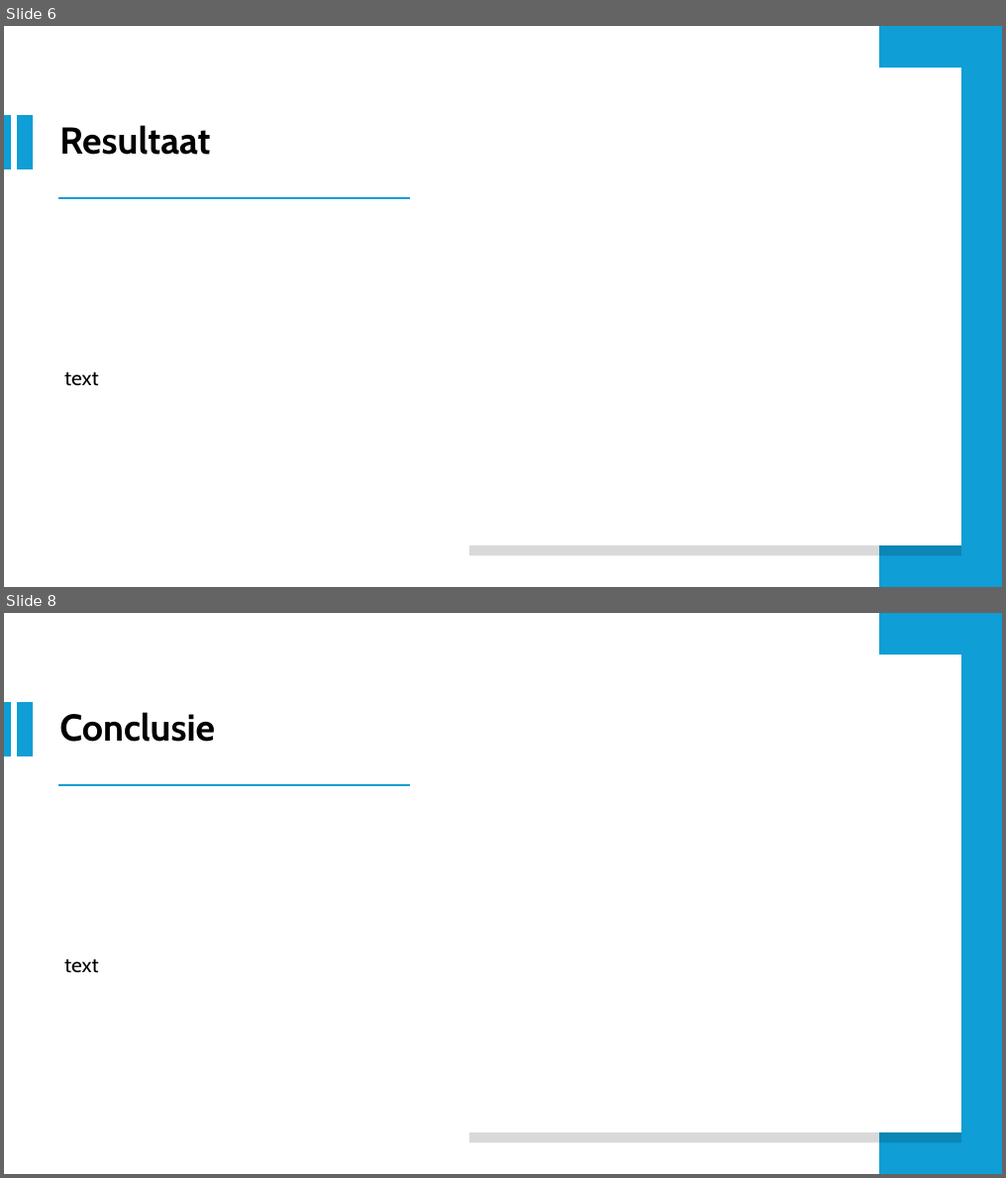
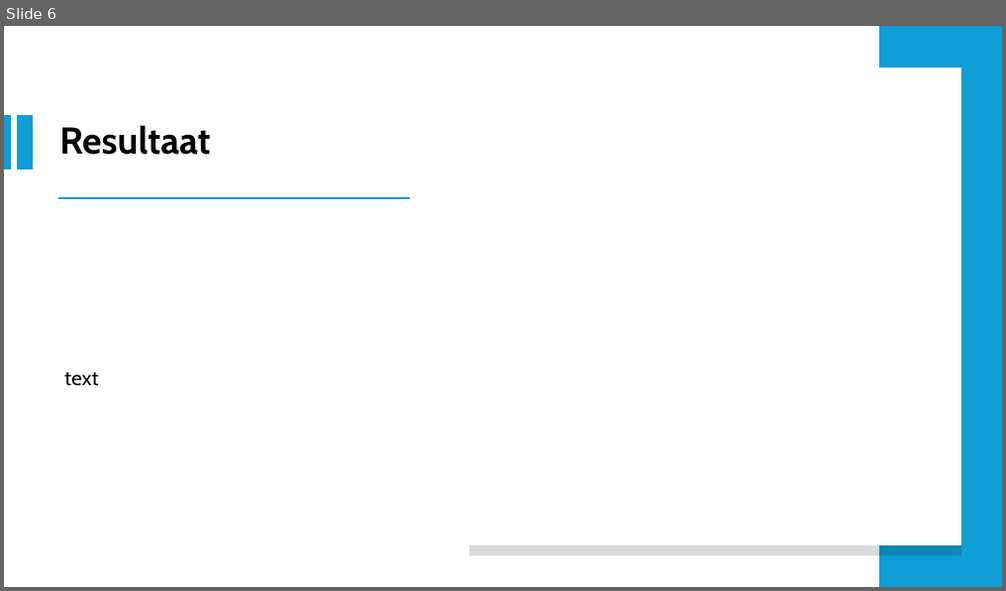
Before and after one commit to RobbeDeW/Mastermind, a slide deck: Presentatie/Mastermind.odp. Shown one above the other, each under a label of ours: slides 6 and 8 before the commit, slide 6 after it; the slides between them are not shown. The pictures are 1006x1178 and 1006x591 pixels, drawn with LibreOffice and Linux fonts; fonts in the diff are those of the drawing. Boxes give left, top, right and bottom in pixels: in the first picture for what was removed or moved away, otherwise in the second. Text is boxed around its words. In the diff, an @@ line names an element or a change of style, - is before the commit and + after.

```diff
--- a/Presentatie/Mastermind.odp
+++ b/Presentatie/Mastermind.odp
@@ slide 8 removed at (x1=4, y1=613, x2=1002, y2=1174), background #FFFFFF @@
@@ freeform shape removed at (x1=880, y1=613, x2=1002, y2=1174) @@
@@ freeform shape removed at (x1=469, y1=655, x2=961, y2=1133) @@
@@ freeform shape removed at (x1=4, y1=702, x2=12, y2=758) @@
@@ freeform shape removed at (x1=17, y1=702, x2=33, y2=758) @@
@@ title removed at (x1=59, y1=712, x2=215, y2=742) @@
-Conclusie
@@ freeform shape removed at (x1=58, y1=784, x2=411, y2=786) @@
@@ text removed at (x1=64, y1=959, x2=99, y2=973) @@
-text
```
Also in this commit, not shown: 1 slide changed, 2 slides added, 1 other slide removed, 1 other file.
